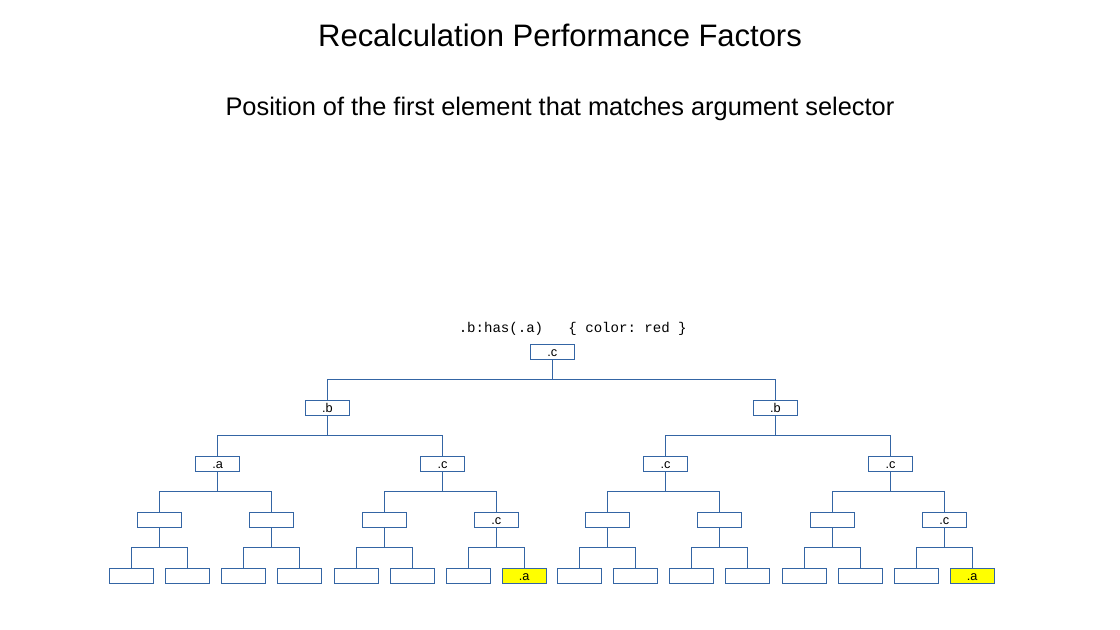
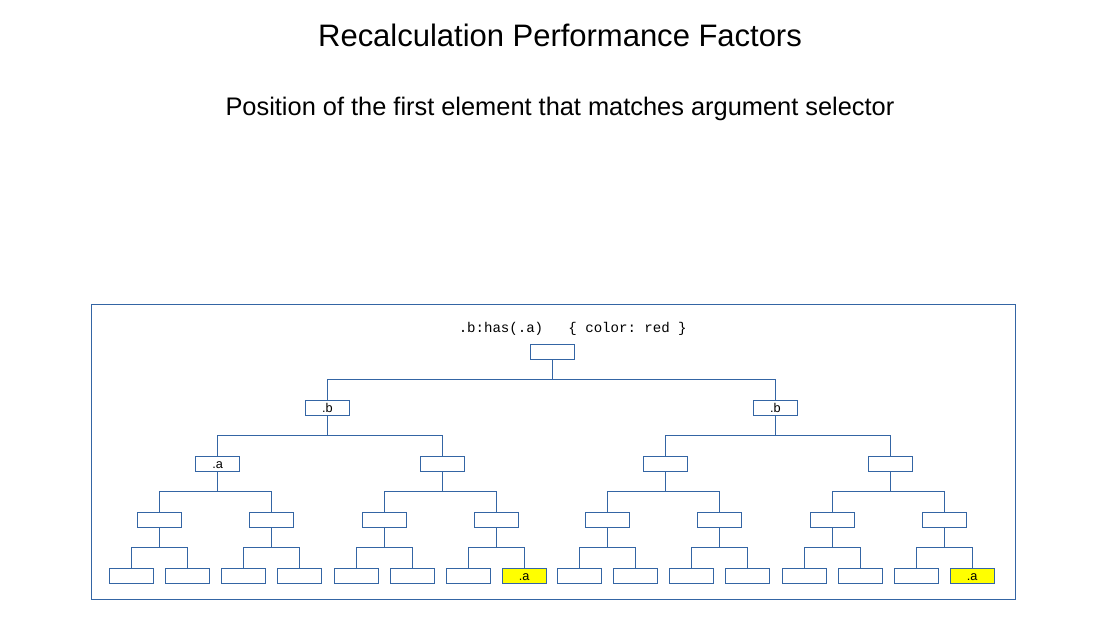
Before and after one commit to Igalia/explainers, a slide deck: slide 26 of css/has/images/has_invalidation.odp (slide 24 before the commit). Drawn at 1120x630 pixels with LibreOffice and Linux fonts; fonts in the diff are those of the drawing. Boxes give left, top, right and bottom in pixels: in the first picture for what was removed or moved away, otherwise in the second. Text is boxed around its words. In the diff, an @@ line names an element or a change of style, - is before the commit and + after.

```diff
--- a/css/has/images/has_invalidation.odp
+++ b/css/has/images/has_invalidation.odp
@@ rectangle added at [91,305,1016,600], outline #3465A4 0 pt @@
@@ text in rectangle at [547,349,557,356]: text removed @@
-.c
@@ text in rectangle at [438,461,448,468]: text removed @@
-.c
@@ text in rectangle at [661,461,671,468]: text removed @@
-.c
@@ text in rectangle at [886,461,896,468]: text removed @@
-.c
@@ text in rectangle at [491,517,501,524]: text removed @@
-.c
@@ text in rectangle at [939,517,949,524]: text removed @@
-.c
```
Also in this commit, not shown: 11 other slides changed, 2 slides added, 16 other files.
